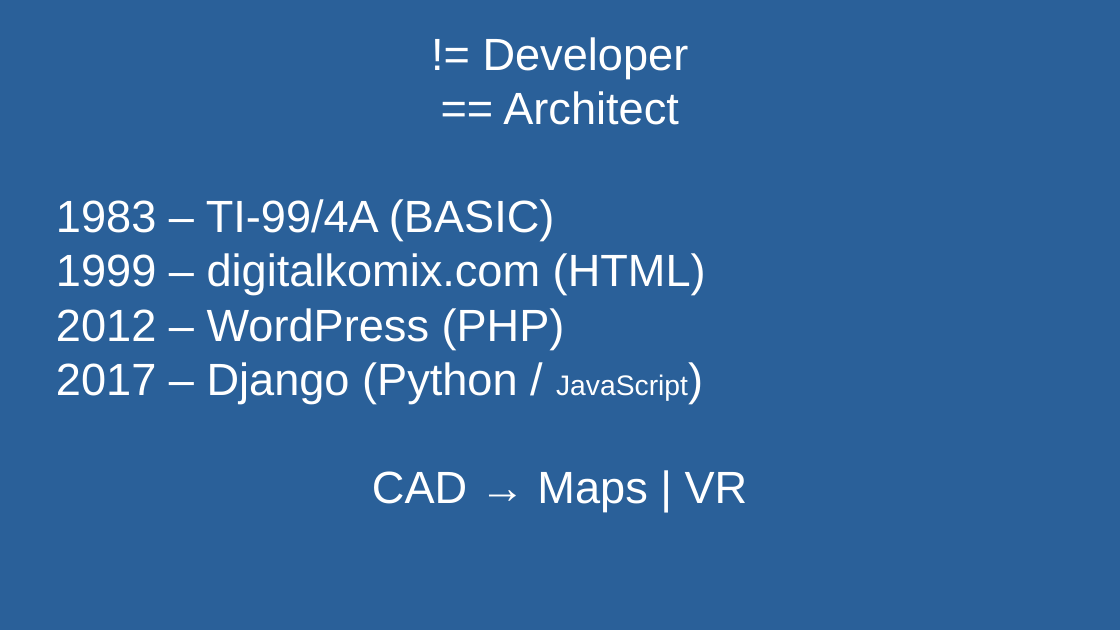
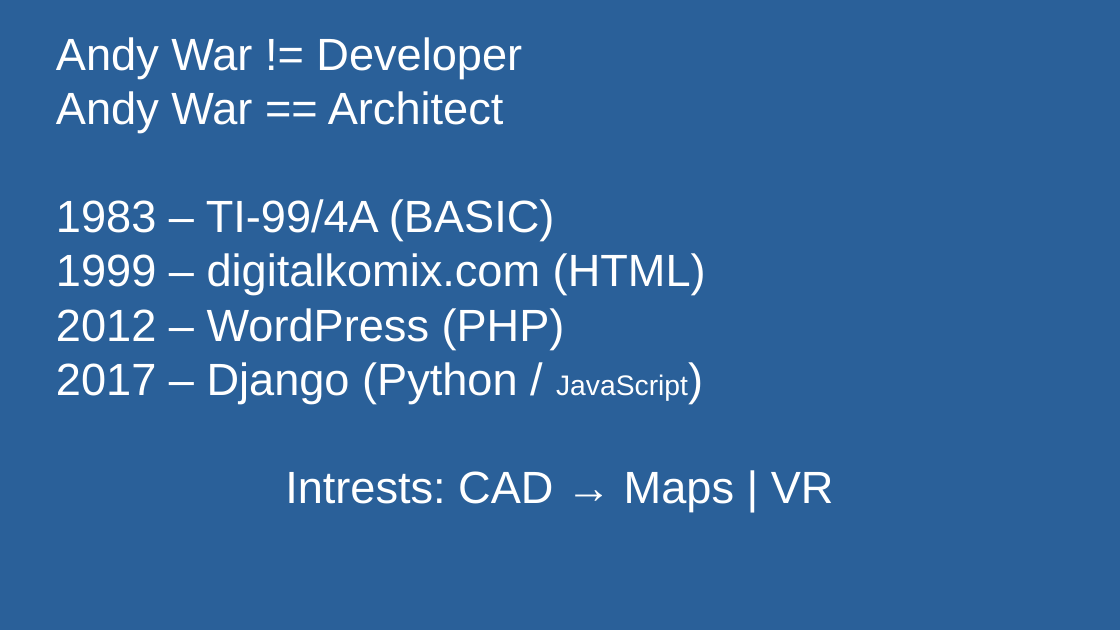
Before and after one commit to andywar65/map_swap_example, a slide deck: slide 2 of hypermedia_driven_maps.odp. Drawn at 1120x630 pixels with LibreOffice and Linux fonts; fonts in the diff are those of the drawing. Boxes give left, top, right and bottom in pixels: in the first picture for what was removed or moved away, otherwise in the second. Text is boxed around its words. In the diff, an @@ line names an element or a change of style, - is before the commit and + after.

```diff
--- a/hypermedia_driven_maps.odp
+++ b/hypermedia_driven_maps.odp
@@ subtitle at <box>56,37,522,132</box>: text changed @@
-!= Developer
-== Architect
+Andy War != Developer
+Andy War == Architect
@@ subtitle at <box>285,471,834,512</box>: text changed @@
-CAD → Maps | VR
+Intrests: CAD → Maps | VR
```
Also in this commit, not shown: 1 other slide changed, 1 slide added.
